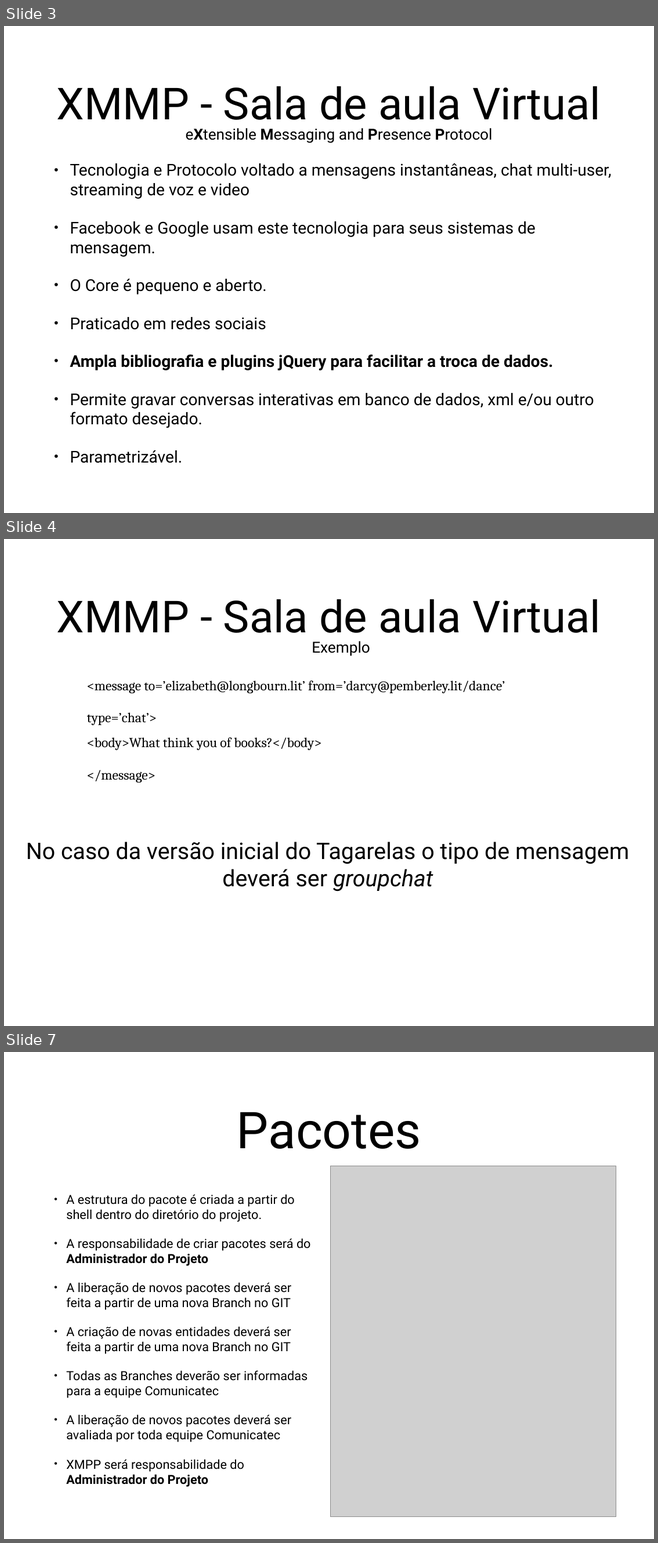
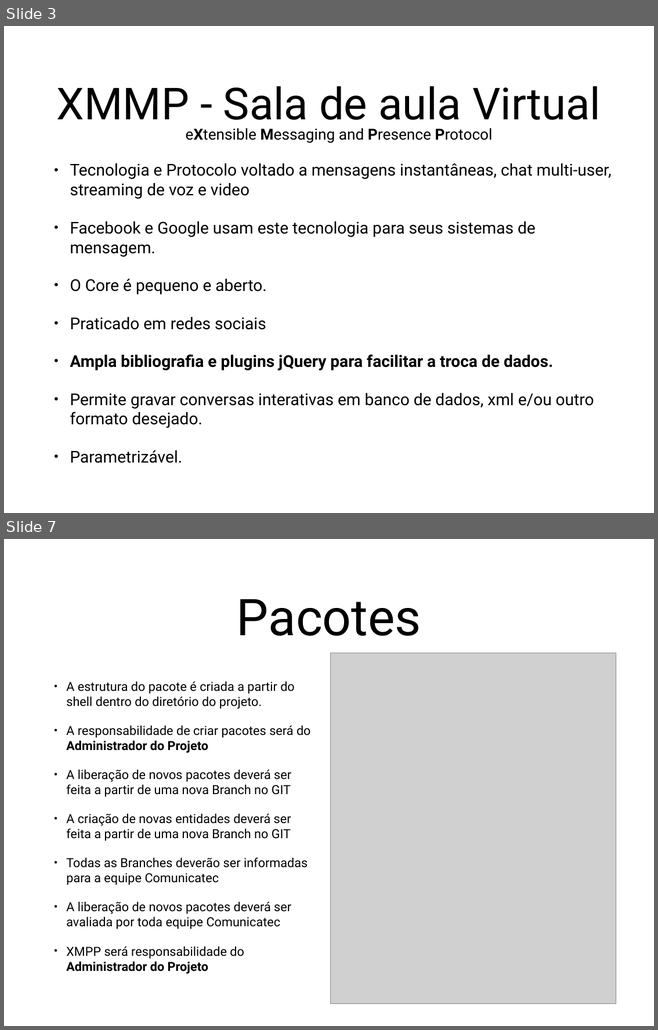
Before and after one commit to TagarelasComunicatec/tagarelas_php, a slide deck: docs/Portal Tagarelas - PPT.pptx. Shown one above the other, each under a label of ours: slides 3, 4 and 7 before the commit, slides 3 and 7 after it; the slides between them are not shown. The pictures are 658x1543 and 658x1030 pixels, drawn with LibreOffice and Linux fonts; fonts in the diff are those of the drawing; grey boxes stand for pictures. Boxes give left, top, right and bottom in pixels: in the first picture for what was removed or moved away, otherwise in the second. Text is boxed around its words. In the diff, an @@ line names an element or a change of style, - is before the commit and + after.

Commit message:
Corrigida a apresentação do Rede Social Tagarelas

```diff
--- a/docs/Portal Tagarelas - PPT.pptx
+++ b/docs/Portal Tagarelas - PPT.pptx
@@ slide 4 removed at (4, 539, 654, 1026), background #FFFFFF @@
@@ title removed at (57, 599, 600, 643) @@
-XMMP - Sala de aula Virtual
@@ text removed at (311, 641, 370, 656) @@
-Exemplo
@@ text removed at (87, 681, 505, 783) @@
-<message to=’elizabeth@longbourn.lit’ from=’darcy@pemberley.lit/dance’
-type=’chat’>
-<body>What think you of books?</body>
-</message>
@@ text removed at (26, 842, 629, 892) @@
-No caso da versão inicial do Tagarelas o tipo de mensagem deverá ser groupchat
```
Also in this commit, not shown: 2 slides changed, 2 slides added, 2 other files.
